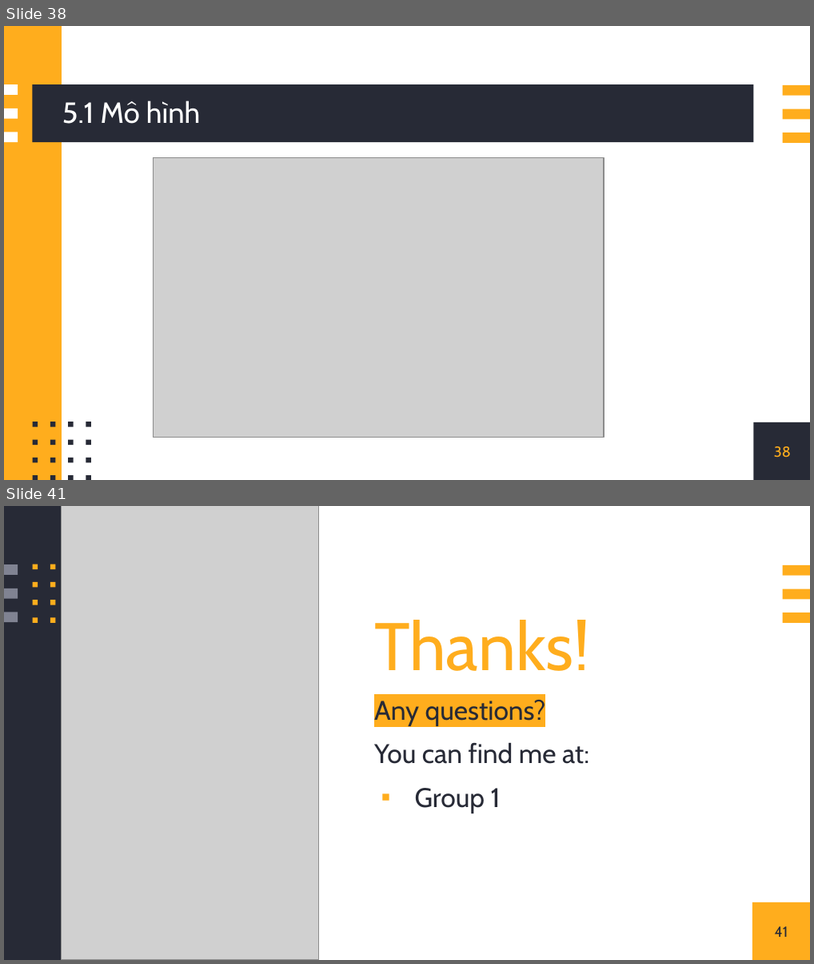
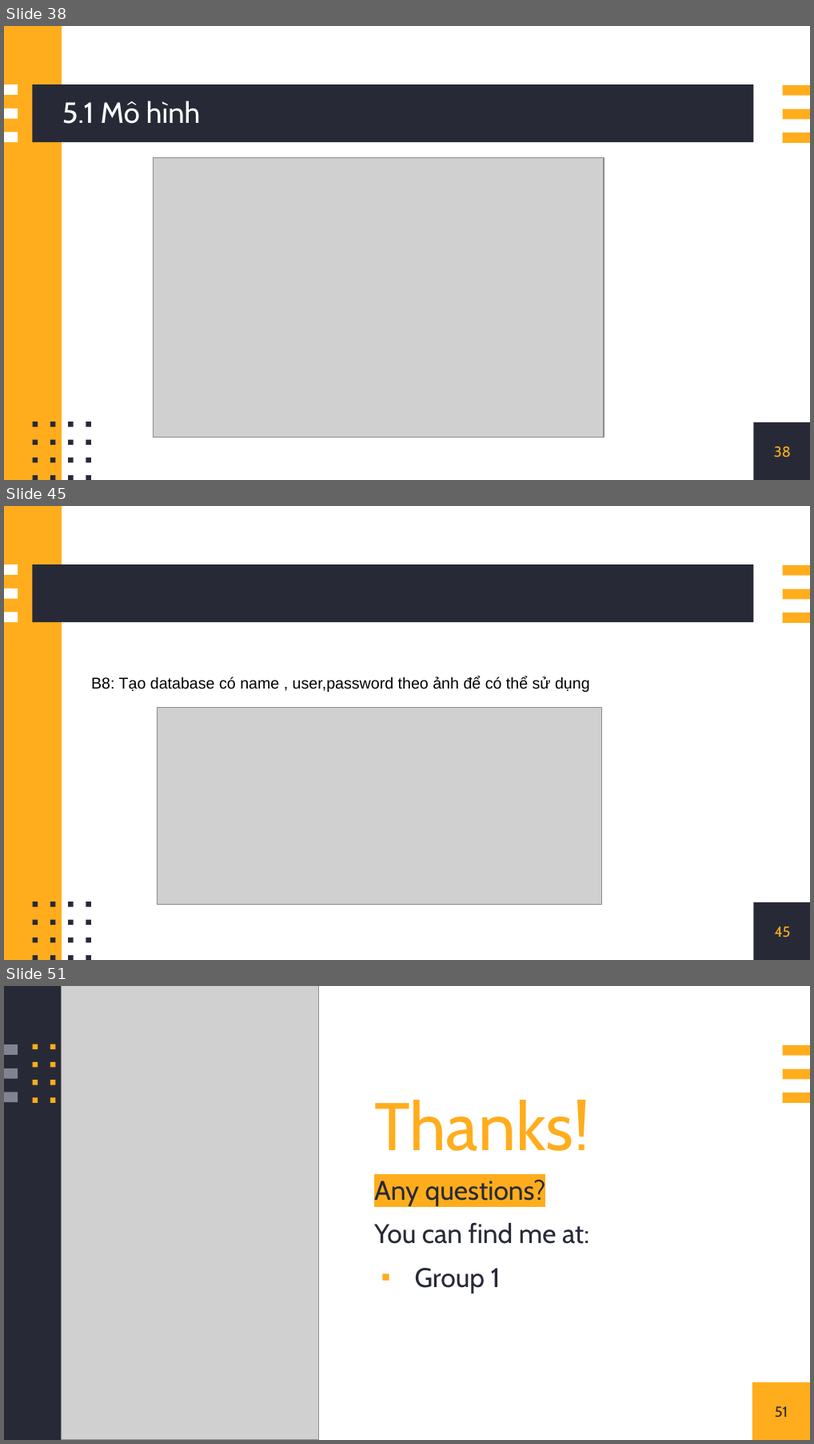
Before and after one commit to doitino/DoAn_CNPM_QuanLyGiangVien, a slide deck: nhom1.pptx. Shown one above the other, each under a label of ours: slides 38 and 41 before the commit, slides 38, 45 and 51 after it; the slides between them are not shown. The pictures are 814x964 and 814x1444 pixels, drawn with LibreOffice and Linux fonts; fonts in the diff are those of the drawing; grey boxes stand for pictures. Boxes give left, top, right and bottom in pixels: in the first picture for what was removed or moved away, otherwise in the second. Text is boxed around its words. In the diff, an @@ line names an element or a change of style, - is before the commit and + after.

```diff
--- a/nhom1.pptx
+++ b/nhom1.pptx
@@ slide 45 added at bbox=[4, 506, 810, 960], background #FFFFFF; not listed: 25 template elements that a slide beside it also shows @@
@@ text added at bbox=[91, 676, 590, 692], 14 pt, text #000000 @@
+B8: Tạo database có name , user,password theo ảnh để có thể sử dụng
@@ picture added at bbox=[158, 708, 602, 904] @@
@@ page number added at bbox=[775, 926, 791, 937], 13 pt, text #FFAD1D @@
+45
@@ what was slide 41 is now slide 51 @@
@@ page number at bbox=[775, 1406, 788, 1417]: text changed @@
-41
+51
```
Also in this commit, not shown: 2 slides changed, 9 other slides added, 55 other files.
